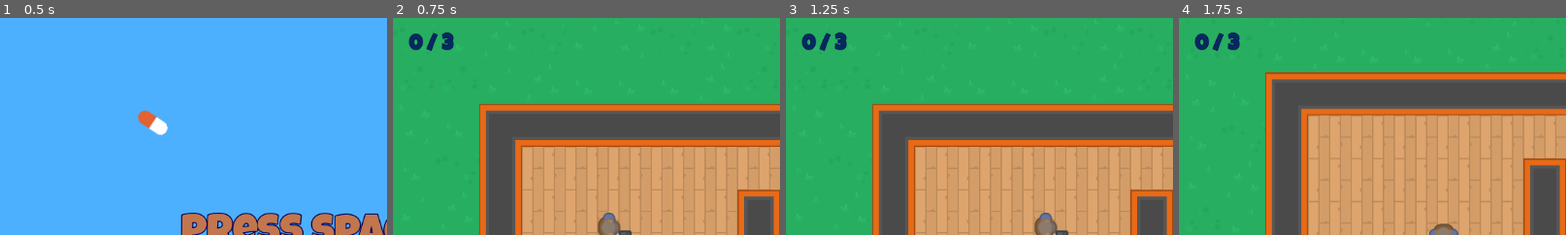
Above: before the commit, frames 1-4 (left to right).
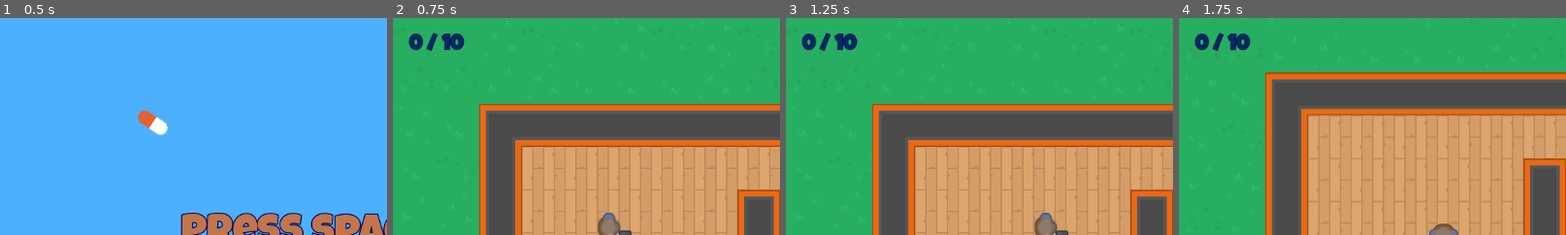
Above: after the commit, the same moments.

Repository: PraxisAndTheory/DoNotMindMe
Game: Godot game, scene res://scenes/main/main.tscn
Two runs of this game, one before a commit and one after it. Both use one fixed random seed, a clock stepped at 60 frames per second and the inputs below. Sound files missing from this copy of the repository are replaced by a short silence.
Inputs (mouse positions are % of the whole screen's width and height, from its top left):
- Up to frame 1 (0.5 s): no input
- Up to frame 2 (0.75 s): tap Space (select) at 0.5, 0.6 s; move the mouse to (72, 45) at 0.52 s; hold D (right) from 0.53 s (still down)
- Up to frame 3 (1.25 s): keep holding D (right)
- Up to frame 4 (1.75 s): move the mouse to (30, 55) at 1.27 s; release D (right) at 1.28 s; hold S (down) from 1.28 s (still down); click (30, 55) at 1.35 s
The pictures show only the part of the screen within x 0-50%, y 0-50%; the shares and areas given below are measured in that part.

Frame 1 is identical in both runs. In frame 2, 0.3% of the frame differs, in the area x 12-19%, y 6-15%; in frame 3, 0.3%; in frame 4, 0.3%.

Commit message:
Tweak the level and deploy game as exe and html5

Diff:
--- a/scenes/level_map/level_map.tscn
+++ b/scenes/level_map/level_map.tscn
@@ -595,6 +595,27 @@
 [node name="Pickup3" parent="PickUps" instance=ExtResource("10_s1aqw")]
 position = Vector2(3072, 1185)
 
+[node name="Pickup4" parent="PickUps" instance=ExtResource("10_s1aqw")]
+position = Vector2(2554, 783)
+
+[node name="Pickup5" parent="PickUps" instance=ExtResource("10_s1aqw")]
+position = Vector2(2044, 383)
+
+[node name="Pickup6" parent="PickUps" instance=ExtResource("10_s1aqw")]
+position = Vector2(1484, 423)
+
+[node name="Pickup7" parent="PickUps" instance=ExtResource("10_s1aqw")]
+position = Vector2(562, 771)
+
+[node name="Pickup8" parent="PickUps" instance=ExtResource("10_s1aqw")]
+position = Vector2(1212, 901)
+
+[node name="Pickup9" parent="PickUps" instance=ExtResource("10_s1aqw")]
+position = Vector2(1732, 1209)
+
+[node name="Pickup10" parent="PickUps" instance=ExtResource("10_s1aqw")]
+position = Vector2(312, 1627)
+
 [node name="Exit" parent="." instance=ExtResource("12_tlkbj")]
 position = Vector2(2911, 288)
 
Not shown, added: export_presets.cfg
Not shown: 2 places in scenes/main/main.tscn that only renumber resources
Binary file added: web_export/DoNotMindMe.apple-touch-icon.png
Binary file added: web_export/DoNotMindMe.icon.png
Binary file added: web_export/DoNotMindMe.png
Not shown, added: DoNotMindMe.exe
Not shown, added: web_export/DoNotMindMe.audio.worklet.js
Not shown, added: web_export/DoNotMindMe.html
Not shown, added: web_export/DoNotMindMe.js
Not shown, added: web_export/DoNotMindMe.pck
Not shown, added: web_export/DoNotMindMe.wasm
Not shown, added: web_export/DoNotMindMe.worker.js
(and 1 more such lines)
